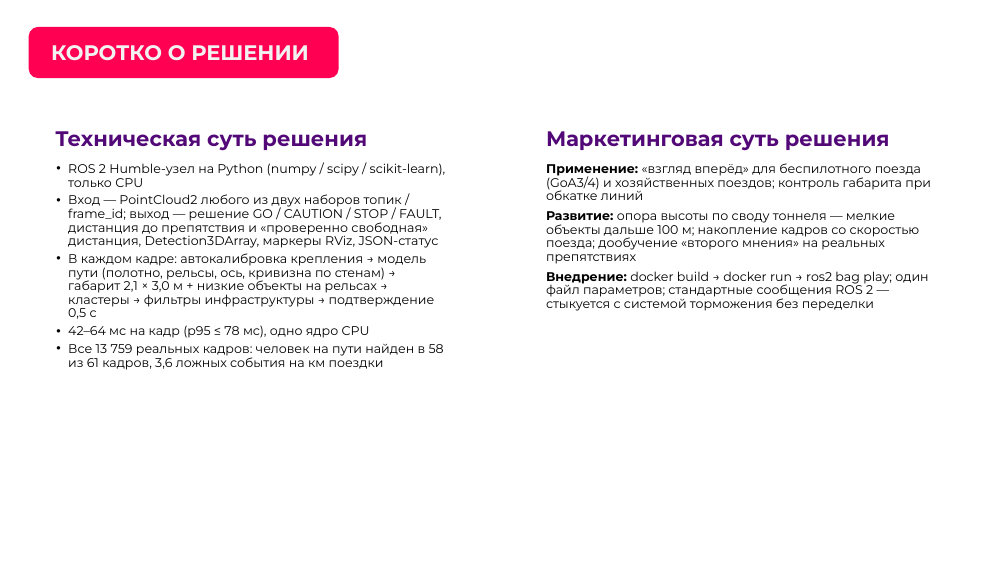
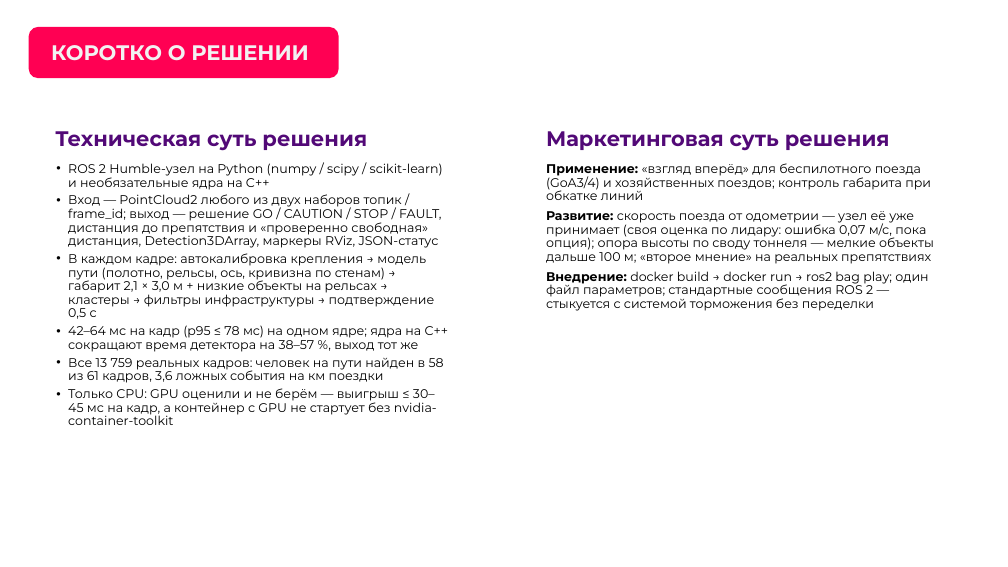
Before and after one commit to pmixay/ReSense, a slide deck: slide 5 of docs/presentation/ReSense_LCT2026.pptx. Drawn at 1008x567 pixels with LibreOffice and Linux fonts; fonts in the diff are those of the drawing; background and template pictures are left out. Boxes give left, top, right and bottom in pixels: in the first picture for what was removed or moved away, otherwise in the second. Text is boxed around its words. In the diff, an @@ line names an element or a change of style, - is before the commit and + after.

```diff
--- a/docs/presentation/ReSense_LCT2026.pptx
+++ b/docs/presentation/ReSense_LCT2026.pptx
@@ text at box(68, 163, 443, 190): text changed @@
-• ROS 2 Humble-узел на Python (numpy / scipy / scikit-learn), только CPU
+• ROS 2 Humble-узел на Python (numpy / scipy / scikit-learn) и необязательные ядра на C++
@@ text at box(546, 211, 934, 264): text changed @@
-Развитие: опора высоты по своду тоннеля — мелкие объекты дальше 100 м; накопление кадров со скоростью поезда; дообучение «второго мнения» на реальных препятствиях
+Развитие: скорость поезда от одометрии — узел её уже принимает (своя оценка по лидару: ошибка 0,07 м/с, пока опция); опора высоты по своду тоннеля — мелкие объекты дальше 100 м; «второе мнение» на реальных препятствиях
@@ text at box(68, 325, 449, 352): text changed @@
-• 42–64 мс на кадр (p95 ≤ 78 мс), одно ядро CPU
+• 42–64 мс на кадр (p95 ≤ 78 мс) на одном ядре; ядра на C++ сокращают время детектора на 38–57 %, выход тот же
@@ text at box(68, 388, 437, 425): paragraph added @@
+• Только CPU: GPU оценили и не берём — выигрыш ≤ 30–45 мс на кадр, а контейнер с GPU не стартует без nvidia-container-toolkit
```
Also in this commit, not shown: 8 other slides changed, 1 slide added, 2 other files.
